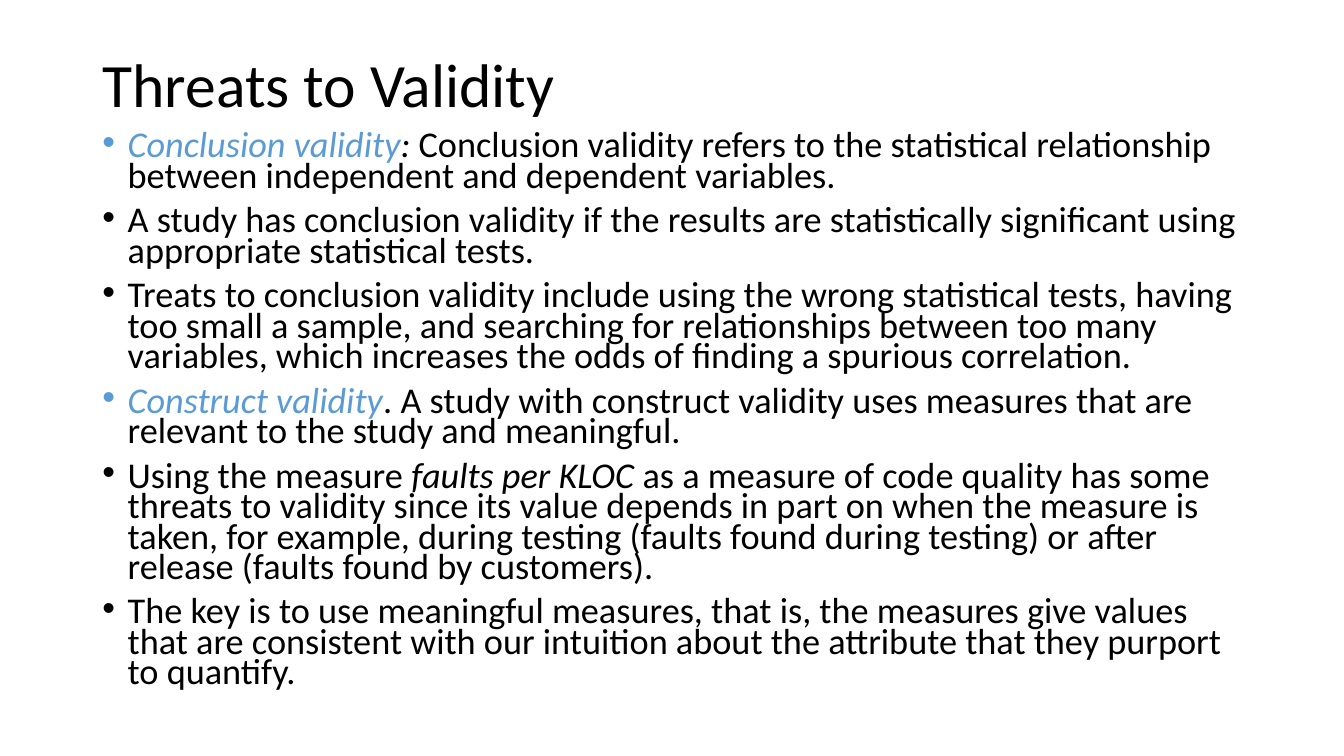
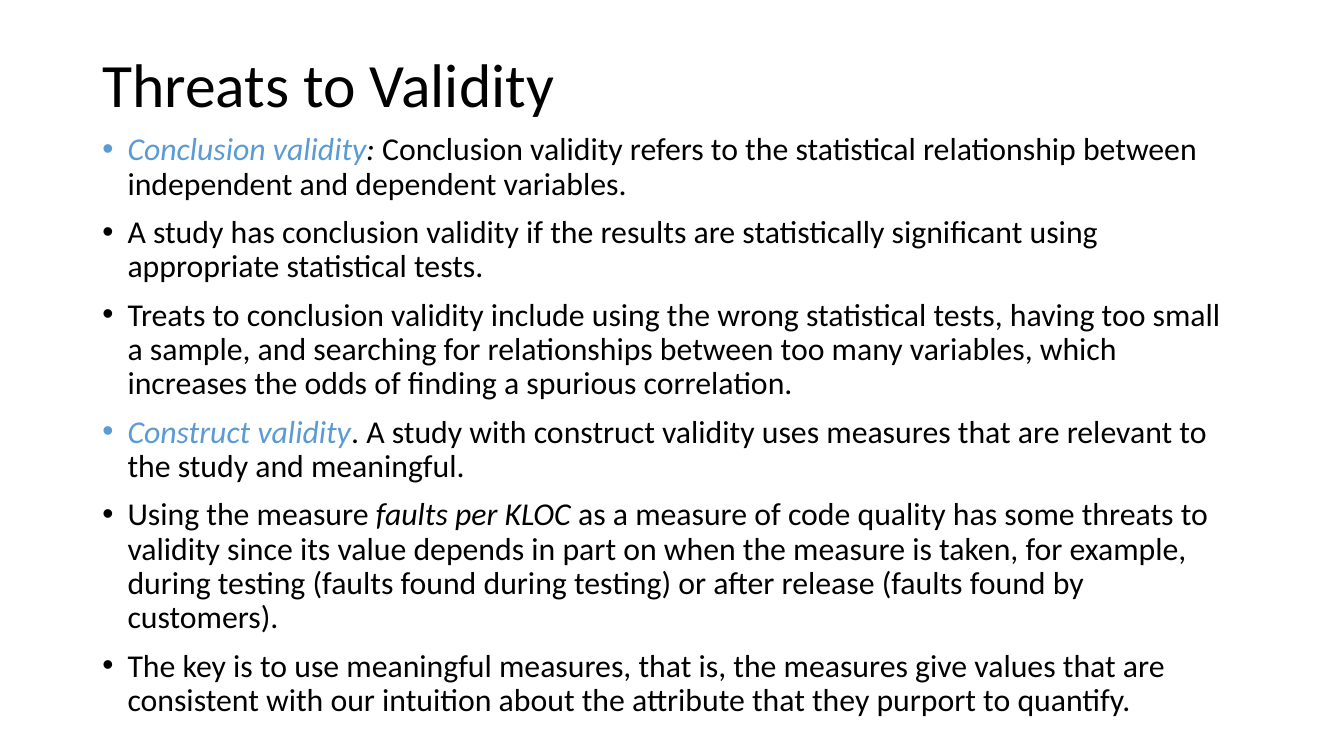
Before and after one commit to AzmayenSabil/University-4-1, a slide deck: slide 32 of SWE4701-Software_Metrics/Lecture 9 empiricalInv.pptx. Drawn at 1344x756 pixels with LibreOffice and Linux fonts; fonts in the diff are those of the drawing. Boxes give left, top, right and bottom in pixels: in the first picture for what was removed or moved away, otherwise in the second. Text is boxed around its words. In the diff, an @@ line names an element or a change of style, - is before the commit and + after.

```diff
--- a/SWE4701-Software_Metrics/Lecture 9 empiricalInv.pptx
+++ b/SWE4701-Software_Metrics/Lecture 9 empiricalInv.pptx
@@ text "Conclusion validity: Conclusion validity refers ..." at <box>128,138,1221,716</box>: size 25.9 to 22.7 pt; line spacing 0.7 to 0.9 @@
```
Also in this commit, not shown: 21 other slides changed, 5 other files.
